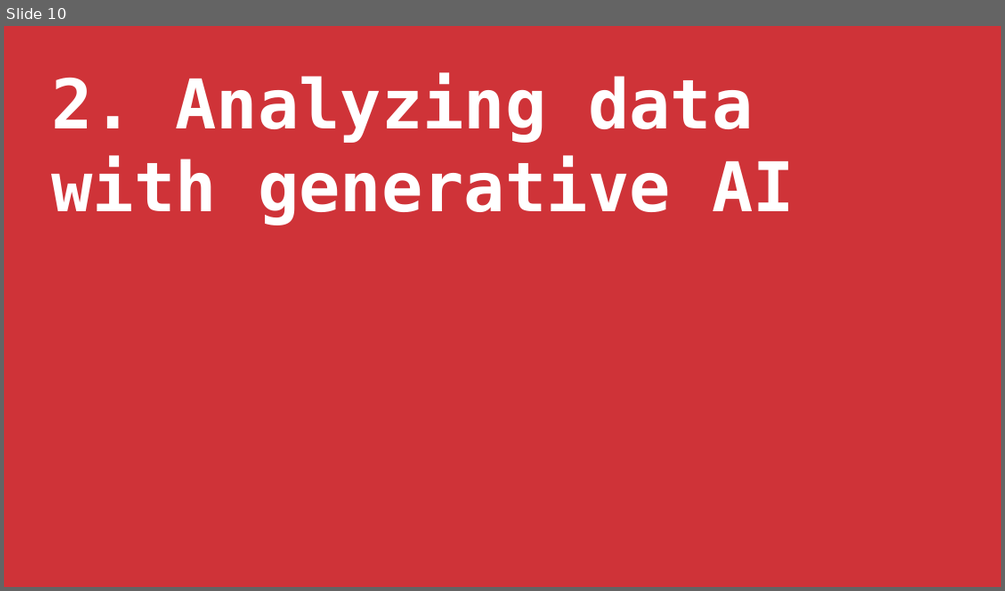
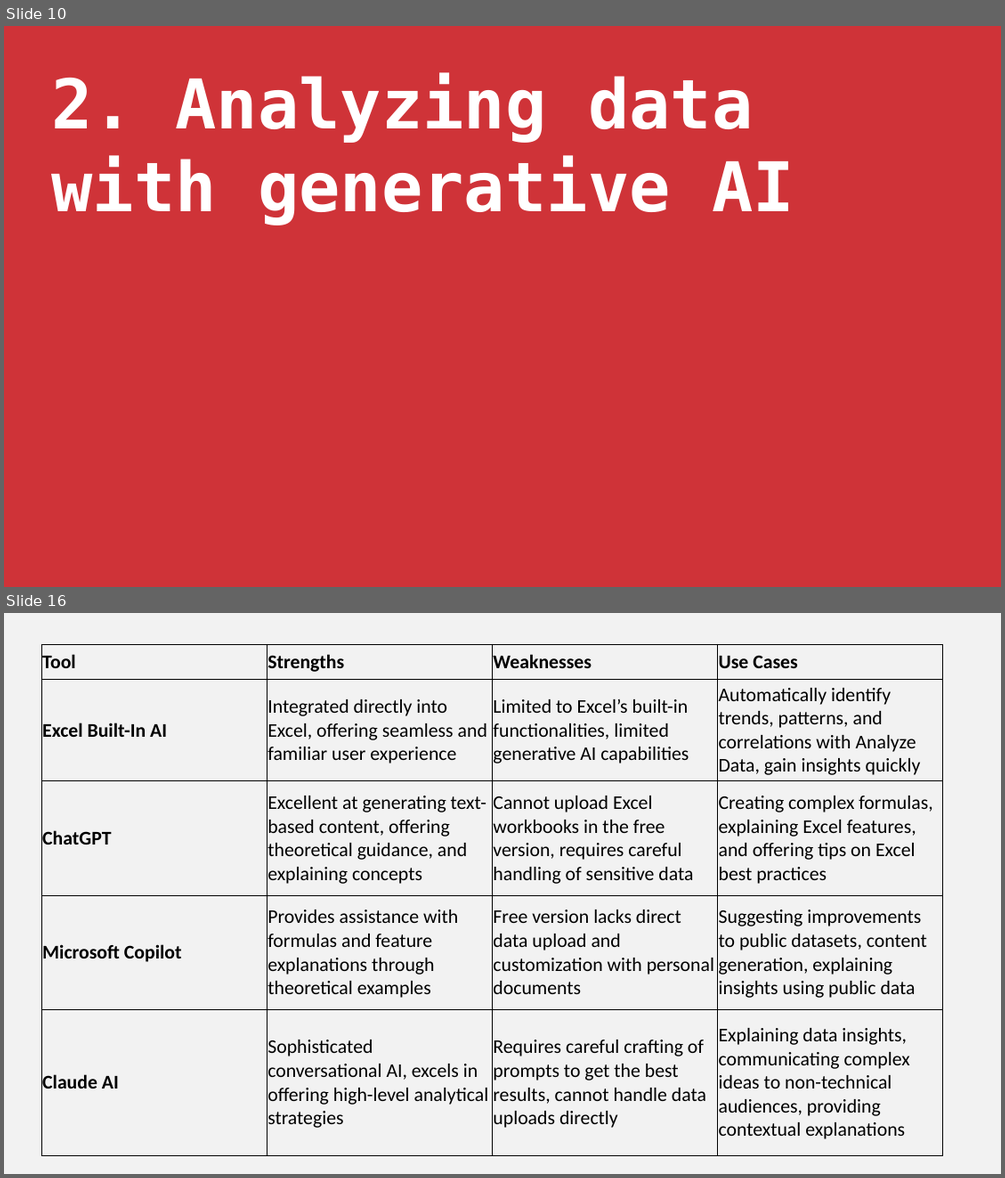
Before and after one commit to stringfestdata/enhancing-excel-free-generative-ai-tools, a slide deck: enhancing-excel-free-generative-ai.pptx. Shown one above the other, each under a label of ours: slide 10 before the commit, slides 10 and 16 after it; the slides between them are not shown. The pictures are 1005x591 and 1005x1178 pixels, drawn with LibreOffice and Linux fonts; fonts in the diff are those of the drawing. Boxes give left, top, right and bottom in pixels: in the first picture for what was removed or moved away, otherwise in the second. Text is boxed around its words. In the diff, an @@ line names an element or a change of style, - is before the commit and + after.

```diff
--- a/enhancing-excel-free-generative-ai.pptx
+++ b/enhancing-excel-free-generative-ai.pptx
@@ slide 16 added at <box>4,613,1001,1174</box>, background #F2F2F2 @@
@@ table added at <box>41,644,942,1155</box>, 5 rows, 4 columns @@
+Tool | Strengths | Weaknesses | Use Cases
+Excel Built-In AI | Integrated directly into Excel, offering seamless and familiar user experience | Limited to Excel’s built-in functionalities, limited generative AI capabilities | Automatically identify trends, patterns, and correlations with Analyze Data, gain insights quickly
+ChatGPT | Excellent at generating text-based content, offering theoretical guidance, and explaining concepts | Cannot upload Excel workbooks in the free version, requires careful handling of sensitive data | Creating complex formulas, explaining Excel features, and offering tips on Excel best practices
+Microsoft Copilot | Provides assistance with formulas and feature explanations through theoretical examples | Free version lacks direct data upload and customization with personal documents | Suggesting improvements to public datasets, content generation, explaining insights using public data
+Claude AI | Sophisticated conversational AI, excels in offering high-level analytical strategies | Requires careful crafting of prompts to get the best results, cannot handle data uploads directly | Explaining data insights, communicating complex ideas to non-technical audiences, providing contextual explanations
```
Also in this commit, not shown: 3 slides changed, 9 other slides added, 2 slides removed, 1 other file.
